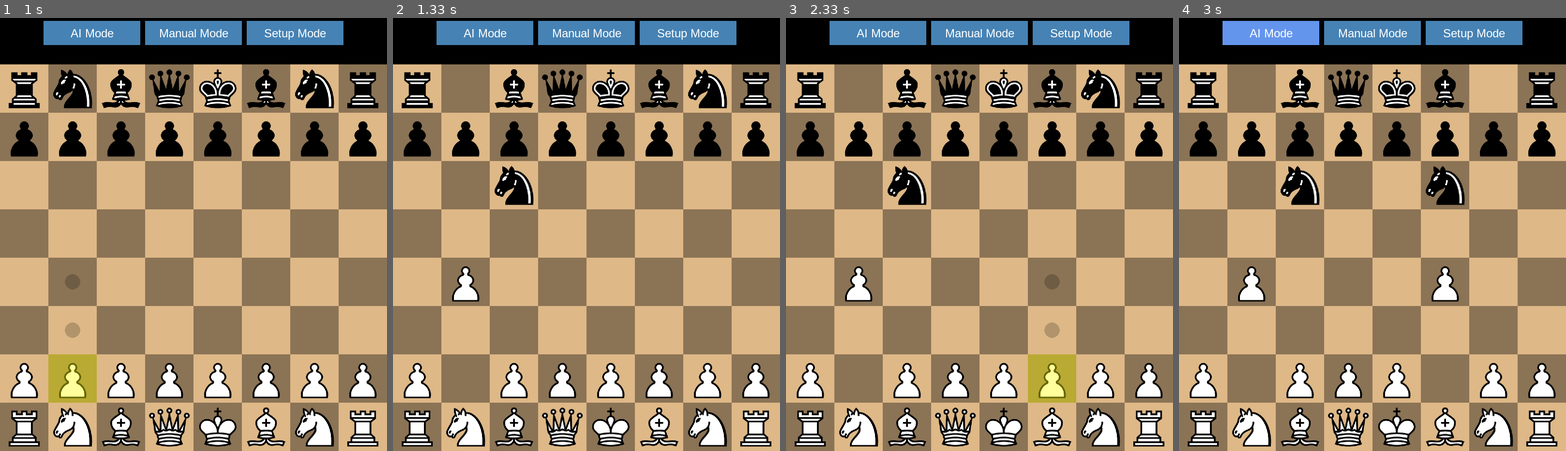
Above: before the commit, frames 1-4 (left to right).
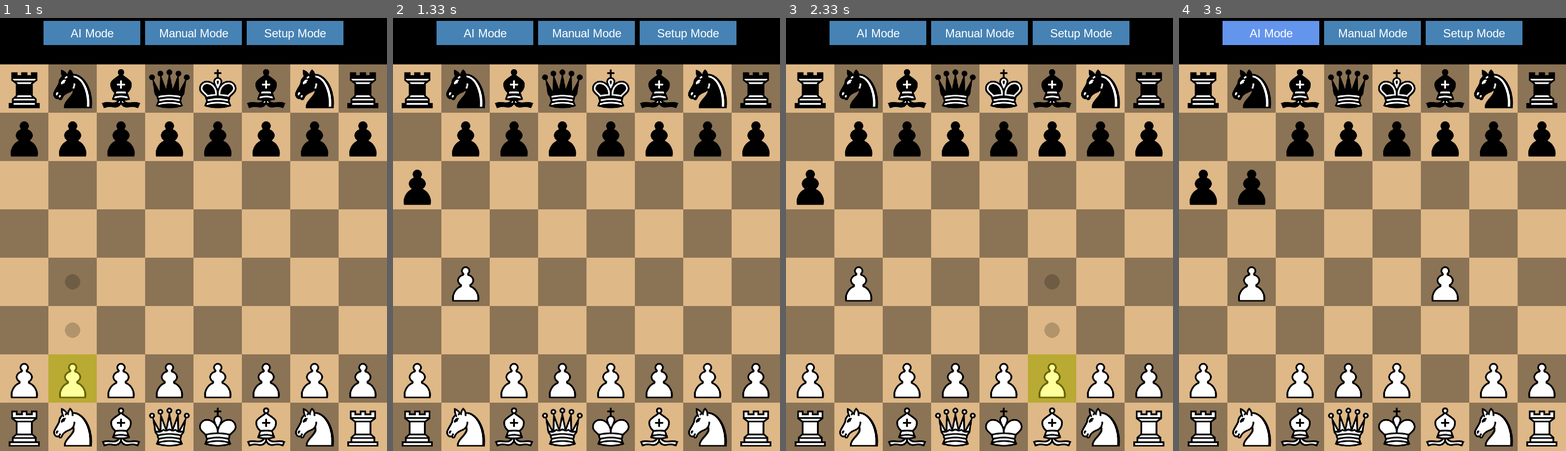
Above: after the commit, the same moments.

Repository: titaniummachine1/Pygame-Chess-Game-With-AI
Game: pygame game, started from main.py
Two runs of this game, one before a commit and one after it. Both use one fixed random seed, a clock stepped at 60 frames per second and the inputs below.
Inputs (mouse positions are in pixels of both pictures, inside the frame that each line leads up to):
- Up to frame 1 (1 s): click (193, 234) at 0.4 s; click (92, 368) at 0.73 s
- Up to frame 2 (1.33 s): click (462, 295) at 1.07 s
- Up to frame 3 (2.33 s): click (1122, 381) at 1.4 s; click (1037, 87) at 1.73 s; click (1045, 386) at 2.07 s
- Up to frame 4 (3 s): click (1426, 290) at 2.4 s; click "AI Mode" at 2.73 s

Frame 1 is identical in both runs. In frame 2, 2.0% of the frame differs, in the area x 2-37%, y 11-44%; in frame 3, 2.0%; in frame 4, 4.0%, in the area x 2-87%, y 11-44%.

Commit message:
finaly ai works

Diff:
--- a/chess/ai/ai_player.py
+++ b/chess/ai/ai_player.py
@@ -2,16 +2,81 @@
 from chess.movegen import generate_all_moves
 from chess.move import Move
 
+PIECE_VALUES = {
+    'wP': 1, 'wN': 3, 'wB': 3, 'wR': 5, 'wQ': 9, 'wK': 0,
+    'bP': 1, 'bN': 3, 'bB': 3, 'bR': 5, 'bQ': 9, 'bK': 0
+}
+
 class AIPlayer:
-    def __init__(self, game_state):
+    def __init__(self, game_state, depth=4):
         self.game_state = game_state
+        self.depth = depth
 
     def select_move(self):
         """
-        Select a move for the AI player.
-        Currently, it selects a random move from the list of all possible moves.
+        Select a move for the AI player using the minimax algorithm.
         """
+        best_move = None
+        best_value = float('-inf') if self.game_state.whiteToMove else float('inf')
         all_moves = generate_all_moves(self.game_state)
-        if not all_moves:
-            return None
-        return random.choice(all_moves)
+
+        for move in all_moves:
+            self.game_state.make_move(move)
+            board_value = self.minimax(self.depth - 1, not self.game_state.whiteToMove)
+            self.game_state.unmake_move(move)
+
+            if self.game_state.whiteToMove:
+                if board_value > best_value:
+                    best_value = board_value
+                    best_move = move
+            else:
+                if board_value < best_value:
+                    best_value = board_value
+                    best_move = move
+
+        return best_move
+
+    def minimax(self, depth, is_maximizing):
+        """
+        Minimax algorithm to evaluate the board state.
+        """
+        if depth == 0:
+            return self.evaluate_board()
+
+        all_moves = generate_all_moves(self.game_state)
+        if is_maximizing:
+            max_eval = float('-inf')
+            for move in all_moves:
+                self.game_state.make_move(move)
+                eval = self.minimax(depth - 1, False)
+                self.game_state.unmake_move(move)
+                max_eval = max(max_eval, eval)
+            return max_eval
+        else:
+            min_eval = float('inf')
+            for move in all_moves:
+                self.game_state.make_move(move)
+                eval = self.minimax(depth - 1, True)
+                self.game_state.unmake_move(move)
+                min_eval = min(min_eval, eval)
+            return min_eval
+
+    def evaluate_board(self):
+        """
+        Evaluate the board based on material count.
+        """
+        white_material = (
+            bin(self.game_state.whitePawns).count('1') * PIECE_VALUES['wP'] +
+            bin(self.game_state.whiteKnights).count('1') * PIECE_VALUES['wN'] +
+            bin(self.game_state.whiteBishops).count('1') * PIECE_VALUES['wB'] +
+            bin(self.game_state.whiteRooks).count('1') * PIECE_VALUES['wR'] +
+            bin(self.game_state.whiteQueen).count('1') * PIECE_VALUES['wQ']
+        )
+        black_material = (
+            bin(self.game_state.blackPawns).count('1') * PIECE_VALUES['bP'] +
+            bin(self.game_state.blackKnights).count('1') * PIECE_VALUES['bN'] +
+            bin(self.game_state.blackBishops).count('1') * PIECE_VALUES['bB'] +
+            bin(self.game_state.blackRooks).count('1') * PIECE_VALUES['bR'] +
+            bin(self.game_state.blackQueen).count('1') * PIECE_VALUES['bQ']
+        )
+        return white_material - black_material
--- a/chess/gamestate.py
+++ b/chess/gamestate.py
@@ -1,5 +1,3 @@
-# game_state.py
-
 from .bitboard import (
     test_bit, set_bit, clear_bit, coords_to_square, square_to_coords, in_bounds
 )
@@ -13,6 +11,7 @@
 class GameState:
     """
     Holds piece bitboards, manages moves, castling, en passant, etc.
+    Supports capturing the king via en passant after castling.
     """
 
     def __init__(self, white_drawback=None, black_drawback=None):
@@ -21,6 +20,7 @@
         self._initialize_drawbacks(white_drawback, black_drawback)
         self.halfmove_clock = 0
         self.repetition_history = {}
+        self.game_over = False  # Ensure game_over attribute is initialized
 
     def _initialize_bitboards(self):
         """Initialize piece bitboards."""
@@ -41,18 +41,19 @@
     def _initialize_flags(self):
         """Initialize flags and other state variables."""
         self.whiteToMove = True
-        self.pawnGhostSquares = 0
-        self.kingGhostSquares = 0
+        self.pawnGhostSquares = 0  # For pawn en passant
+        self.kingGhostSquares = 0  # For king en passant
         self.move_history = []
 
         self.whiteKingMoved    = False
-        self.whiteRookAMoved   = False
-        self.whiteRookHMoved   = False
+        self.whiteRookAMoved   = False  # a1
+        self.whiteRookHMoved   = False  # h1
         self.blackKingMoved    = False
-        self.blackRookAMoved   = False
-        self.blackRookHMoved   = False
-
-        self.en_passant_target = None
+        self.blackRookAMoved   = False  # a8
+        self.blackRookHMoved   = False  # h8
+
+        self.en_passant_target = None  # Square index for en passant
+        self.game_over = False         # Flag to indicate if the game has ended
 
     def _initialize_drawbacks(self, white_drawback, black_drawback):
         """Initialize drawbacks for both players."""
@@ -65,13 +66,14 @@
         self._initialize_flags()
         self.halfmove_clock = 0
         self.repetition_history = {}
+        self.game_over = False  # Reset game_over flag
 
         # White pawns on row=6
         for col in range(8):
             sq = coords_to_square(6, col)
             self.whitePawns = set_bit(self.whitePawns, sq)
 
-        # White rooks etc. on row=7
+        # White rooks, knights, bishops, queen, king on row=7
         self.whiteRooks = set_bit(self.whiteRooks, coords_to_square(7, 0))
         self.whiteRooks = set_bit(self.whiteRooks, coords_to_square(7, 7))
         self.whiteKnights = set_bit(self.whiteKnights, coords_to_square(7, 1))
@@ -86,7 +88,7 @@
             sq = coords_to_square(1, col)
             self.blackPawns = set_bit(self.blackPawns, sq)
 
-        # Black rooks etc. on row=0
+        # Black rooks, knights, bishops, queen, king on row=0
         self.blackRooks = set_bit(self.blackRooks, coords_to_square(0, 0))
         self.blackRooks = set_bit(self.blackRooks, coords_to_square(0, 7))
         self.blackKnights = set_bit(self.blackKnights, coords_to_square(0, 1))
@@ -112,62 +114,100 @@
 
     def make_move(self, move: Move):
         """Make a move on the board."""
+        if self.game_over:
+            print("Game is already over. No more moves can be made.")
+            return
+
+        # 1. Save snapshot for undo
         old_pos = self._snapshot()
         self.move_history.append((move, old_pos))
 
-        if self.whiteToMove:
-            self.pawnGhostSquares = 0
-            self.kingGhostSquares = 0
-
-        if move.isCapture or move.piece in ['wP', 'bP']:
+        # 2. Clear own ghost squares at the start of the move
+        self.kingGhostSquares = 0
+
+        # 3. Check if the move.endSq is in opponent's ghost squares
+        if test_bit(self.kingGhostSquares, move.endSq):
+            # Capture the opponent's king
+            if self.whiteToMove:
+                self.blackKing = clear_bit(self.blackKing, move.endSq)
+                print("White captures Black King via King En Passant!")
+            else:
+                self.whiteKing = clear_bit(self.whiteKing, move.endSq)
+                print("Black captures White King via King En Passant!")
+            # Set game over flag
+            self.game_over = True
+            # Toggle side to move (optional, since game is over)
+            self.whiteToMove = not self.whiteToMove
+            return  # Exit after capturing the king
+
+        # 4. Handle captures
+        if move.isCapture:
+            if move.piece in ['wP','bP'] and move.endSq == self.en_passant_target:
+                # En passant capture for pawns
+                capture_sq = move.endSq + (8 if move.piece == 'wP' else -8)
+                remove_piece_at_square(capture_sq, self._opposite_side(), self)
+                print(f"En Passant Capture at square {capture_sq}.")
+            elif test_bit(self.kingGhostSquares, move.endSq):
+                # Capture via King En Passant
+                remove_piece_at_square(move.endSq, self._opposite_side(), self)
+                print(f"King captured at square {move.endSq} via King En Passant.")
+            else:
+                # Regular capture
+                remove_piece_at_square(move.endSq, self._opposite_side(), self)
+                print(f"Captured piece at square {move.endSq}.")
+
+            # Reset halfmove clock after a capture
             self.halfmove_clock = 0
         else:
+            # Increment halfmove clock if no capture or pawn move
             self.halfmove_clock += 1
 
-        if move.isCapture:
-            if move.piece in ['wP','bP'] and move.endSq == self.en_passant_target:
-                capture_sq = move.endSq + (8 if move.piece == 'wP' else -8)
-                remove_piece_at_square(capture_sq, self._opposite_side(), self)
-            elif test_bit(self.kingGhostSquares, move.endSq):
-                remove_piece_at_square(move.endSq, self._opposite_side(), self)
-            else:
-                remove_piece_at_square(move.endSq, self._opposite_side(), self)
-
+        # 5. Move the piece
         move_piece_on_board(move.piece, move.startSq, move.endSq, self)
+        print(f"Moved {move.piece} from {move.startSq} to {move.endSq}.")
+
+        # 6. Update movement flags if necessary
         self._update_move_flags(move)
 
+        # 7. Handle castling
         if move.isCastle:
             path = self._king_castle_path(move.startSq, move.endSq)
+            # Set ghost squares for King En Passant
             for sq in path:
                 self.kingGhostSquares = set_bit(self.kingGhostSquares, sq)
             self.kingGhostSquares = set_bit(self.kingGhostSquares, move.startSq)
+            self.kingGhostSquares = set_bit(self.kingGhostSquares, move.endSq)
             self._move_rook_for_castle(move)
-
-        if move.piece in ['wP','bP'] and abs(move.startSq - move.endSq) == 16:
+            print("Castling move handled.")
+
+        # 8. Handle en passant target
+        if move.piece in ['wP', 'bP'] and abs(move.startSq - move.endSq) == 16:
             direction = -8 if move.piece == 'wP' else 8
             self.en_passant_target = move.endSq + direction
             self.pawnGhostSquares = set_bit(self.pawnGhostSquares, self.en_passant_target)
+            print(f"En Passant target set at square {self.en_passant_target}.")
         else:
             self.en_passant_target = None
 
+        # 9. Toggle side to move
         self.whiteToMove = not self.whiteToMove
-
-        if not self.whiteToMove:
-            self.pawnGhostSquares = 0
-            self.kingGhostSquares = 0
-
-        # Check for threefold repetition
+        print(f"Turn toggled. White to move: {self.whiteToMove}")
+
+        # 10. Clear opponent's ghost squares if it's their turn now
+        self.kingGhostSquares = 0
+
+        # 11. Update repetition history and check for draw conditions
         self._update_repetition_history()
         if self._is_threefold_repetition():
             print("Threefold repetition detected. Game is a draw.")
             self._end_game()
 
-        # Check for 50-move rule
+        # 12. Check for 50-move rule
         if self.halfmove_clock >= 50:
             print("50-move rule reached. Game is a draw.")
             self._end_game()
 
-        # Check for win condition
+        # 13. Check for loss condition (no legal moves)
         if not self._has_legal_moves():
             print("Player loses due to no legal moves.")
             self._end_game()
@@ -175,18 +215,26 @@
     def unmake_move(self, move: Move):
         """Undo the last move."""
         if not self.move_history:
+            print("No moves to unmake.")
             return
         lastMove, old_state = self.move_history.pop()
         if lastMove != move:
+            print("The move to unmake does not match the last move made.")
             return
         self._restore_snapshot(old_state)
+        print(f"Move {move} has been undone.")
 
     def prune_moves(self, moves):
         """Prune moves based on the current player's drawback."""
         if self.whiteToMove and self.white_drawback:
-            return self.white_drawback.prune_moves_func(self, moves)
+            pruned = self.white_drawback.prune_moves_func(self, moves)
+            print(f"Pruned moves for White: {len(moves)} -> {len(pruned)}")
+            return pruned
         elif not self.whiteToMove and self.black_drawback:
-            return self.black_drawback.prune_moves_func(self, moves)
+            pruned = self.black_drawback.prune_moves_func(self, moves)
+            print(f"Pruned moves for Black: {len(moves)} -> {len(pruned)}")
+            return pruned
+        print("No pruning applied to moves.")
         return moves
 
     def _snapshot(self):
@@ -198,33 +246,32 @@
             self.blackQueen, self.blackKing,
             self.whiteToMove,
             self.pawnGhostSquares,
-            self.kingGhostSquares,
-            list(self.kingGhostSquares),
+            self.kingGhostSquares,  # Updated
             self.whiteKingMoved, self.whiteRookAMoved, self.whiteRookHMoved,
             self.blackKingMoved, self.blackRookAMoved, self.blackRookHMoved,
             self.en_passant_target,
             self.halfmove_clock,
-            self.repetition_history.copy()
+            self.repetition_history.copy(),
+            self.game_over  # Ensure game_over is included
         )
 
     def _restore_snapshot(self, snap):
         """Restore the game state from a snapshot."""
-        ( self.whitePawns, self.whiteKnights, self.whiteBishops, self.whiteRooks,
-          self.whiteQueen, self.whiteKing,
-          self.blackPawns, self.blackKnights, self.blackBishops, self.blackRooks,
-          self.blackQueen, self.blackKing,
-          self.whiteToMove,
-          self.pawnGhostSquares,
-          self.kingGhostSquares,
-          king_ghost_list,
-          self.whiteKingMoved, self.whiteRookAMoved, self.whiteRookHMoved,
-          self.blackKingMoved, self.blackRookAMoved, self.blackRookHMoved,
-          self.en_passant_target,
-          self.halfmove_clock,
-          self.repetition_history
+        (
+            self.whitePawns, self.whiteKnights, self.whiteBishops, self.whiteRooks,
+            self.whiteQueen, self.whiteKing,
+            self.blackPawns, self.blackKnights, self.blackBishops, self.blackRooks,
+            self.blackQueen, self.blackKing,
+            self.whiteToMove,
+            self.pawnGhostSquares,
+            self.kingGhostSquares,  # Updated
+            self.whiteKingMoved, self.whiteRookAMoved, self.whiteRookHMoved,
+            self.blackKingMoved, self.blackRookAMoved, self.blackRookHMoved,
+            self.en_passant_target,
+            self.halfmove_clock,
+            self.repetition_history,
+            self.game_over  # Ensure game_over is restored
         ) = snap
-
-        self.kingGhostSquares = king_ghost_list
 
     def _opposite_side(self) -> bool:
         """Return the opposite side to move."""
@@ -239,7 +286,7 @@
             path.append(current)
             current += step
         if path:
-            path.pop()
+            path.pop()  # Exclude the final square
         return path
 
     def _move_rook_for_castle(self, move: Move):
@@ -249,34 +296,42 @@
 
         if move.piece == WHITE_KING:
             if (start_row, start_col) == (7, 4) and (end_row, end_col) == (7, 6):
+                # Kingside castling for White: Move rook from h1 to f1
                 oldSq = coords_to_square(7, 7)  # h1
                 newSq = coords_to_square(7, 5)  # f1
                 if test_bit(self.whiteRooks, oldSq):
                     self.whiteRooks = clear_bit(self.whiteRooks, oldSq)
                     self.whiteRooks = set_bit(self.whiteRooks, newSq)
+                    print(f"White Rook moved from {oldSq} to {newSq}.")
                 self.whiteRookHMoved = True
             elif (start_row, start_col) == (7, 4) and (end_row, end_col) == (7, 2):
+                # Queenside castling for White: Move rook from a1 to d1
                 oldSq = coords_to_square(7, 0)  # a1
                 newSq = coords_to_square(7, 3)  # d1
                 if test_bit(self.whiteRooks, oldSq):
                     self.whiteRooks = clear_bit(self.whiteRooks, oldSq)
                     self.whiteRooks = set_bit(self.whiteRooks, newSq)
+                    print(f"White Rook moved from {oldSq} to {newSq}.")
                 self.whiteRookAMoved = True
 
         elif move.piece == BLACK_KING:
             if (start_row, start_col) == (0, 4) and (end_row, end_col) == (0, 6):
+                # Kingside castling for Black: Move rook from h8 to f8
                 oldSq = coords_to_square(0, 7)  # h8
                 newSq = coords_to_square(0, 5)  # f8
                 if test_bit(self.blackRooks, oldSq):
                     self.blackRooks = clear_bit(self.blackRooks, oldSq)
                     self.blackRooks = set_bit(self.blackRooks, newSq)
+                    print(f"Black Rook moved from {oldSq} to {newSq}.")
                 self.blackRookHMoved = True
             elif (start_row, start_col) == (0, 4) and (end_row, end_col) == (0, 2):
+                # Queenside castling for Black: Move rook from a8 to d8
                 oldSq = coords_to_square(0, 0)  # a8
                 newSq = coords_to_square(0, 3)  # d8
                 if test_bit(self.blackRooks, oldSq):
                     self.blackRooks = clear_bit(self.blackRooks, oldSq)
                     self.blackRooks = set_bit(self.blackRooks, newSq)
+                    print(f"Black Rook moved from {oldSq} to {newSq}.")
                 self.blackRookAMoved = True
 
     def _update_move_flags(self, move: Move):
@@ -325,28 +380,20 @@
     def _has_legal_moves(self) -> bool:
         """Check if the current player has any legal moves."""
         all_moves = generate_all_moves(self)
-        for move in all_moves:
-            self.make_move(move)
-            if not self._is_in_check():
-                self.unmake_move(move)
-                return True
-            self.unmake_move(move)
-        return False
-
-    def _is_in_check(self) -> bool:
-        """Check if the current player's king is in check."""
-        king_sq = self._get_king_square(self.whiteToMove)
-        return is_square_attacked(king_sq, not self.whiteToMove, self)
-
-    def _get_king_square(self, white: bool) -> int:
-        """Get the square of the king for the specified side."""
-        king_bitboard = self.whiteKing if white else self.blackKing
-        for sq in range(64):
-            if test_bit(king_bitboard, sq):
-                return sq
-        return -1
+        return len(all_moves) > 0
 
     def _end_game(self):
         """End the game."""
-        print("Game over.")
-        # Implement game over logic here (e.g., display message, reset game, etc.)
+        self.game_over = True
+        if not self.whiteToMove:
+            print("White wins!")
+        else:
+            print("Black wins!")
+        # Implement additional game over logic here (e.g., display message, reset game, etc.)
+
+def path_bitboard(path: list) -> int:
+    """Convert a list of squares into a bitboard."""
+    bitboard = 0
+    for square in path:
+        bitboard = set_bit(bitboard, square)
+    return bitboard
